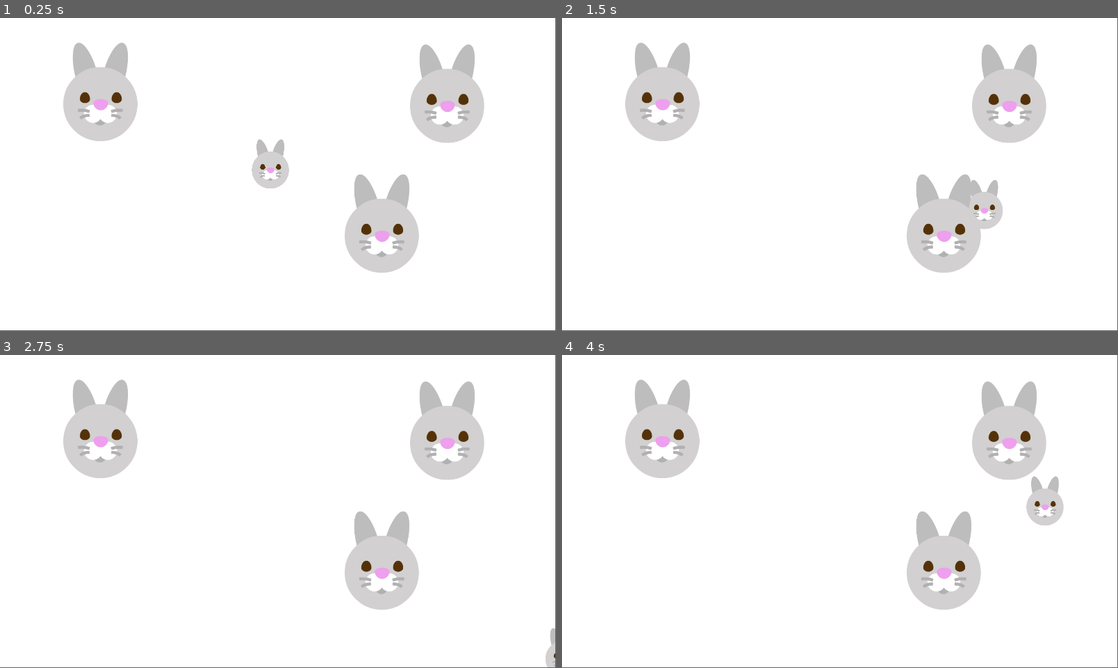
Above: before the commit, frames 1-4 (two rows, left to right).
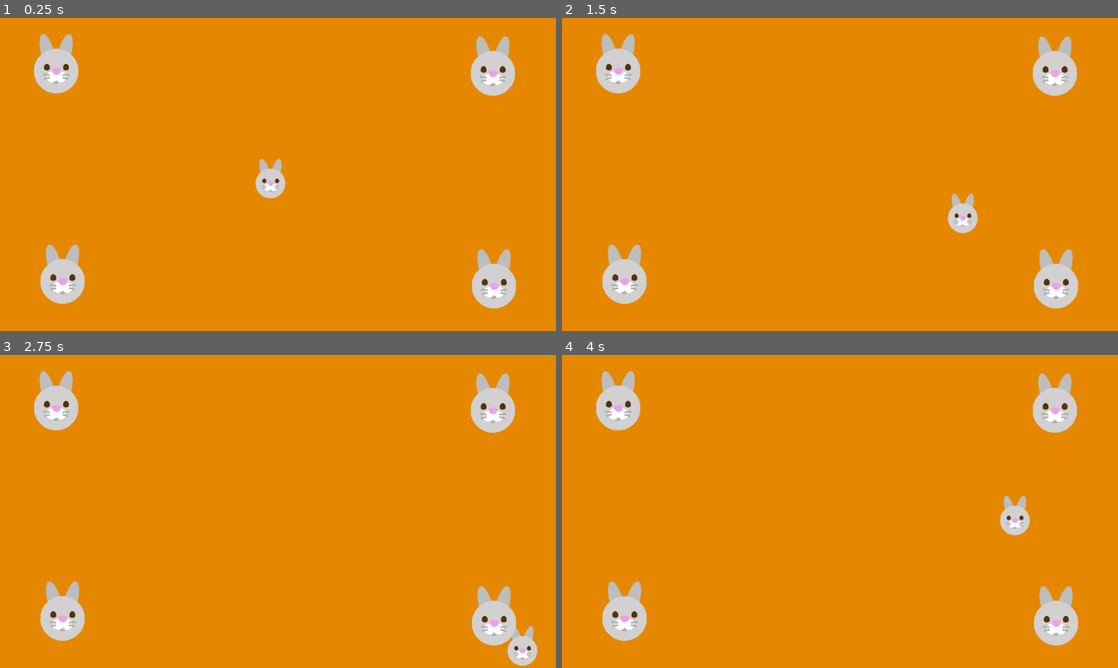
Above: after the commit, the same moments.

Repository: c1foZ/meowfunction
Game: Godot game, scene res://main.tscn
Same seed, same stepped clock (60 frames per second), same inputs: the game is played once before the commit and once after it.
Inputs:
- Up to frame 1 (0.25 s): no input
- Up to frame 2 (1.5 s): tap Enter at 0.5 s; hold D (move_right) 0.53-1.28 s; hold S (move_down) from 1.28 s (still down)
- Up to frame 3 (2.75 s): release S (move_down) at 2.03 s; hold D (move_right) from 2.03 s (still down)
- Up to frame 4 (4 s): release D (move_right) at 2.78 s; hold W (move_up) 2.78-3.53 s; hold A (move_left) from 3.53 s (still down)
In our replay, the window is 799x449 before the commit and 800x450 after it. These sizes can differ from the game's own. Grey fills any space a smaller window leaves; there, only what the larger window draws over its background counts as a difference.

The runs differ from the first frame. In frame 1, 99% of the frame differs, in the area x 0-100%, y 0-100%; in frame 2, 99%; in frame 3, 99%; in frame 4, 99%.

Commit message:
960x540 change res

Diff:
--- a/ground.tscn
+++ b/ground.tscn
@@ -15,6 +15,7 @@
 shape = SubResource("RectangleShape2D_lv0v5")
 
 [node name="Sprite2D" type="Sprite2D" parent="CollisionShape2D"]
+modulate = Color(0.897787, 0.533645, 1.92523e-07, 1)
 position = Vector2(-9.53674e-07, -9.53674e-07)
 scale = Vector2(20, 20)
 texture = SubResource("CanvasTexture_lv0v5")
--- a/main.tscn
+++ b/main.tscn
@@ -7,19 +7,27 @@
 [node name="Main" type="Node2D"]
 
 [node name="Ground" parent="." instance=ExtResource("1_ig7tw")]
-position = Vector2(965, 543)
+position = Vector2(451, 277)
 
 [node name="Player" parent="." instance=ExtResource("2_0xm2m")]
-position = Vector2(935, 505)
+position = Vector2(467, 277)
 
 [node name="Rabbit" type="Sprite2D" parent="."]
-position = Vector2(347, 256)
+position = Vector2(97, 79)
+scale = Vector2(0.3, 0.3)
 texture = ExtResource("3_h2yge")
 
 [node name="Rabbit2" type="Sprite2D" parent="."]
-position = Vector2(1546, 262)
+position = Vector2(851, 83)
+scale = Vector2(0.3, 0.3)
 texture = ExtResource("3_h2yge")
 
 [node name="Rabbit3" type="Sprite2D" parent="."]
-position = Vector2(1320, 711)
+position = Vector2(853, 450)
+scale = Vector2(0.3, 0.3)
 texture = ExtResource("3_h2yge")
+
+[node name="Rabbit4" type="Sprite2D" parent="."]
+position = Vector2(108, 442)
+scale = Vector2(0.3, 0.3)
+texture = ExtResource("3_h2yge")
--- a/player.gd
+++ b/player.gd
@@ -1,6 +1,6 @@
 extends CharacterBody2D
 
-@export var speed = 700
+@export var speed = 3
 
 func _physics_process(delta: float) -> void:
 	var direction = Vector2.ZERO
--- a/player.tscn
+++ b/player.tscn
@@ -4,15 +4,16 @@
 [ext_resource type="Script" uid="uid://dkaybt3k228l5" path="res://player.gd" id="1_onrkg"]
 
 [sub_resource type="RectangleShape2D" id="RectangleShape2D_onrkg"]
-size = Vector2(127, 121)
+size = Vector2(50, 51)
 
 [node name="Player" type="CharacterBody2D"]
 script = ExtResource("1_onrkg")
+speed = 300
 
 [node name="CollisionShape2D" type="CollisionShape2D" parent="."]
-position = Vector2(0.5, 25.5)
+position = Vector2(0, 8.5)
 shape = SubResource("RectangleShape2D_onrkg")
 
 [node name="Sprite2D" type="Sprite2D" parent="."]
-scale = Vector2(0.5, 0.5)
+scale = Vector2(0.2, 0.2)
 texture = ExtResource("1_4flbx")
--- a/project.godot
+++ b/project.godot
@@ -17,9 +17,10 @@
 
 [display]
 
-window/size/viewport_width=1920
-window/size/viewport_height=1080
+window/size/viewport_width=960
+window/size/viewport_height=540
 window/size/mode=2
+window/stretch/mode="viewport"
 
 [input]
 
